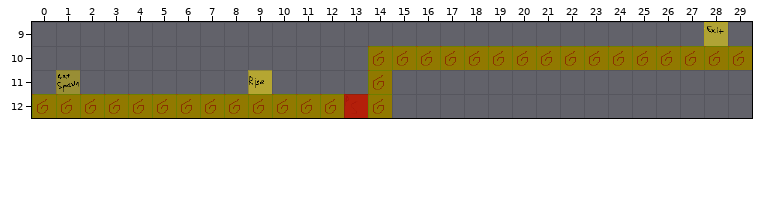
Two states of a Tiled map (JSON), res/level/2.json. The picture above was drawn from the file before the commit.
Cells are 32x32 px. Shown: x 0..29, y 9..12.
After the commit:
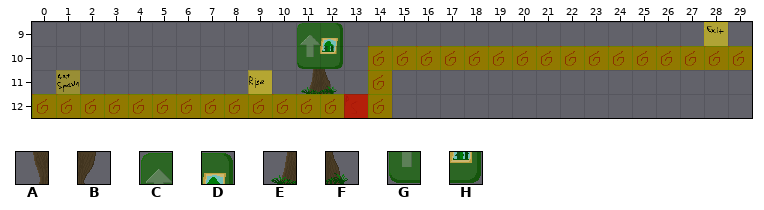
Key: from "tileset": A 353, B 354, C 355, D 356, E 373, F 374, G 375, H 376.
_ is an empty cell.
Diff:
Changed rows in their new state; . is an unchanged cell.
Layer "level":
first column x 11:
10 AB
11 EF
Layer "detail":
first column x 11:
 9 CD
10 GH
Boxes around the changes in both pictures, in picture pixels (x1, y1, x2, y2):
added: (297, 23, 343, 94)
